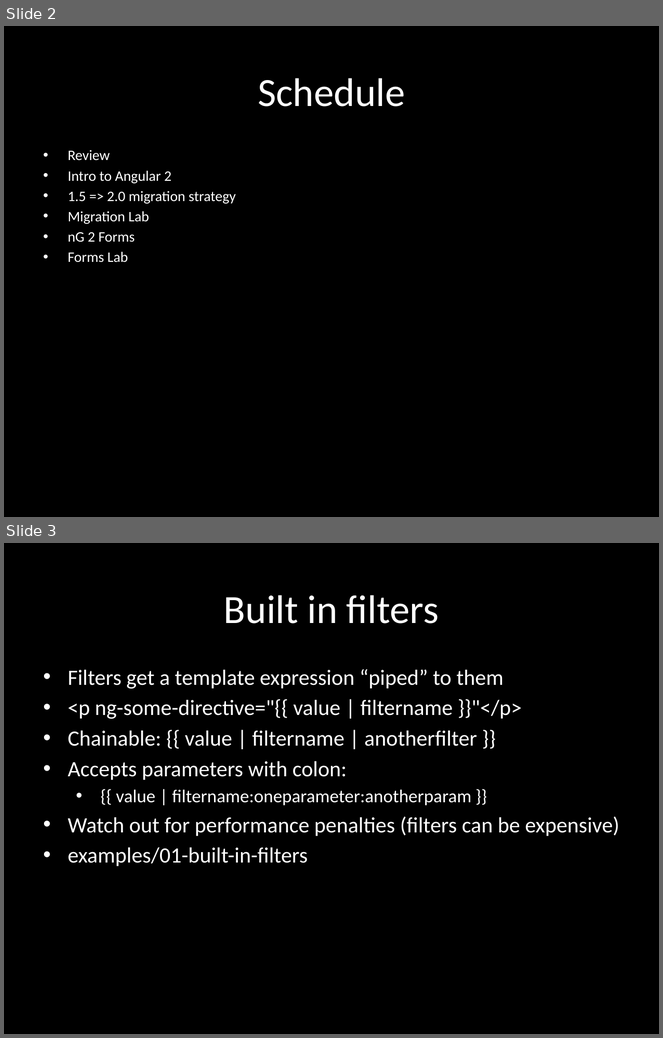
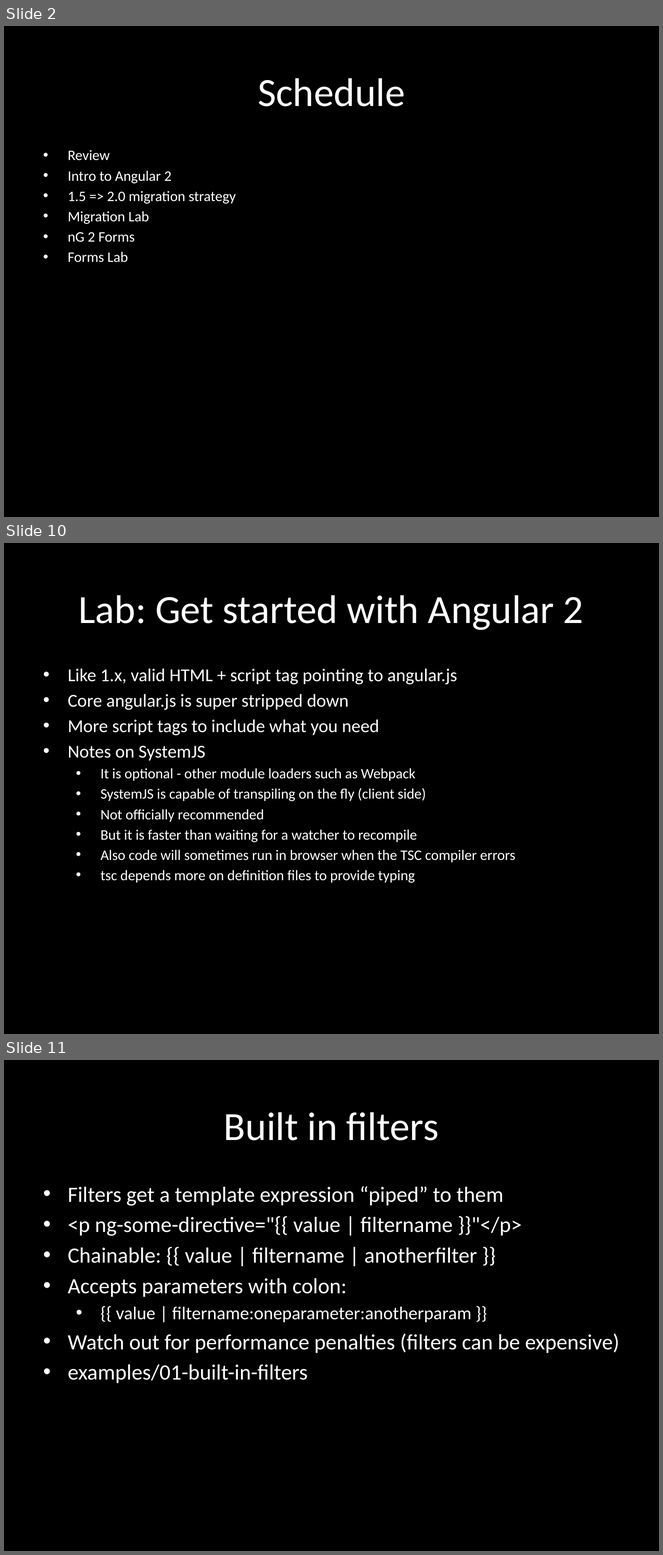
Before and after one commit to eliasjames/training-angular, a slide deck: slides/Angular Slides Day 3.pptx. Shown one above the other, each under a label of ours: slides 2 and 3 before the commit, slides 2, 10 and 11 after it; the slides between them are not shown. The pictures are 663x1038 and 663x1555 pixels, drawn with LibreOffice and Linux fonts; fonts in the diff are those of the drawing. Boxes give left, top, right and bottom in pixels: in the first picture for what was removed or moved away, otherwise in the second. Text is boxed around its words. In the diff, an @@ line names an element or a change of style, - is before the commit and + after.

```diff
--- a/slides/Angular Slides Day 3.pptx
+++ b/slides/Angular Slides Day 3.pptx
@@ slide 10 added at box(4, 543, 659, 1034), background #000000 @@
@@ title added at box(78, 595, 584, 630), 44 pt, text #FFFFFF @@
+Lab: Get started with Angular 2
@@ subtitle added at box(68, 668, 516, 883), 16 pt, text #FFFFFF @@
+• Like 1.x, valid HTML + script tag pointing to angular.js
+• Core angular.js is super stripped down
+• More script tags to include what you need
+• Notes on SystemJS
+  • It is optional - other module loaders such as Webpack
+  • SystemJS is capable of transpiling on the fly (client side)
+  • Not officially recommended
+  • But it is faster than waiting for a watcher to recompile
+  • Also code will sometimes run in browser when the TSC compiler errors
+  • tsc depends more on definition files to provide typing
@@ what was slide 3 is now slide 11 @@
```
Also in this commit, not shown: 7 other slides added, 1 other file.
